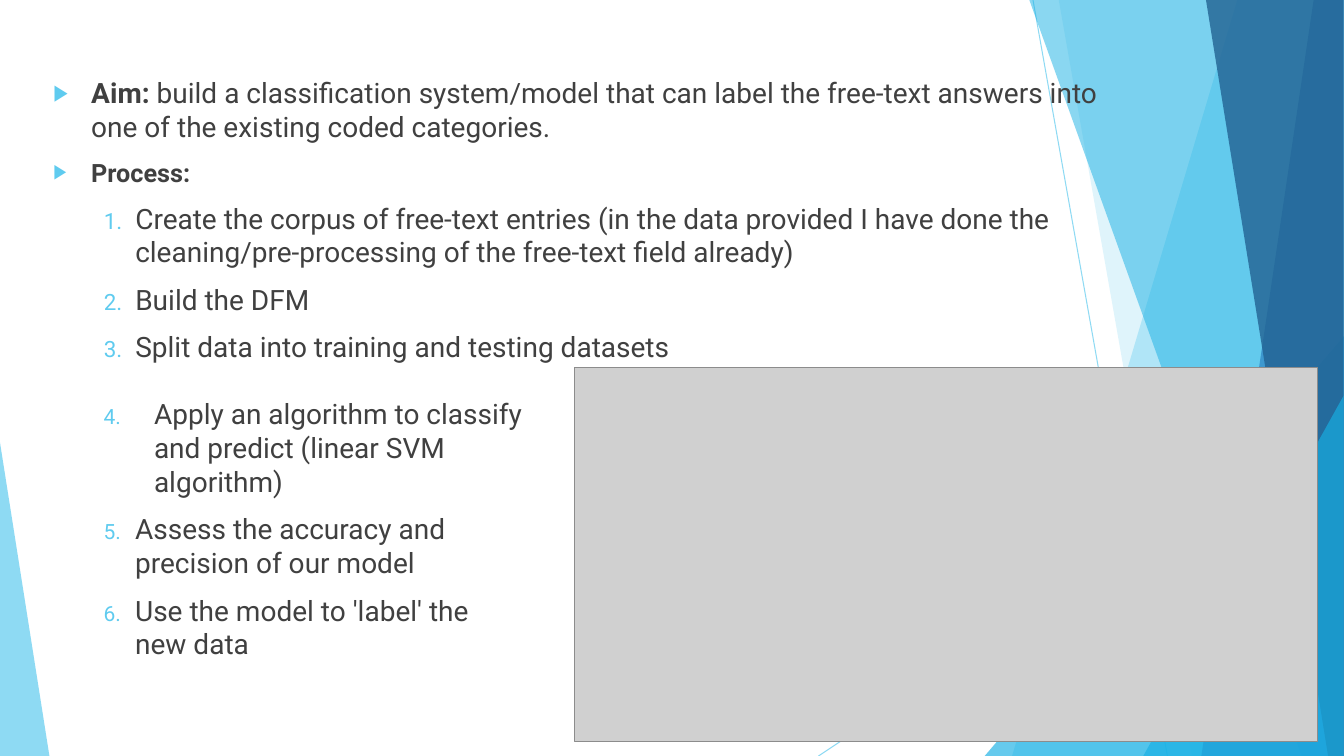
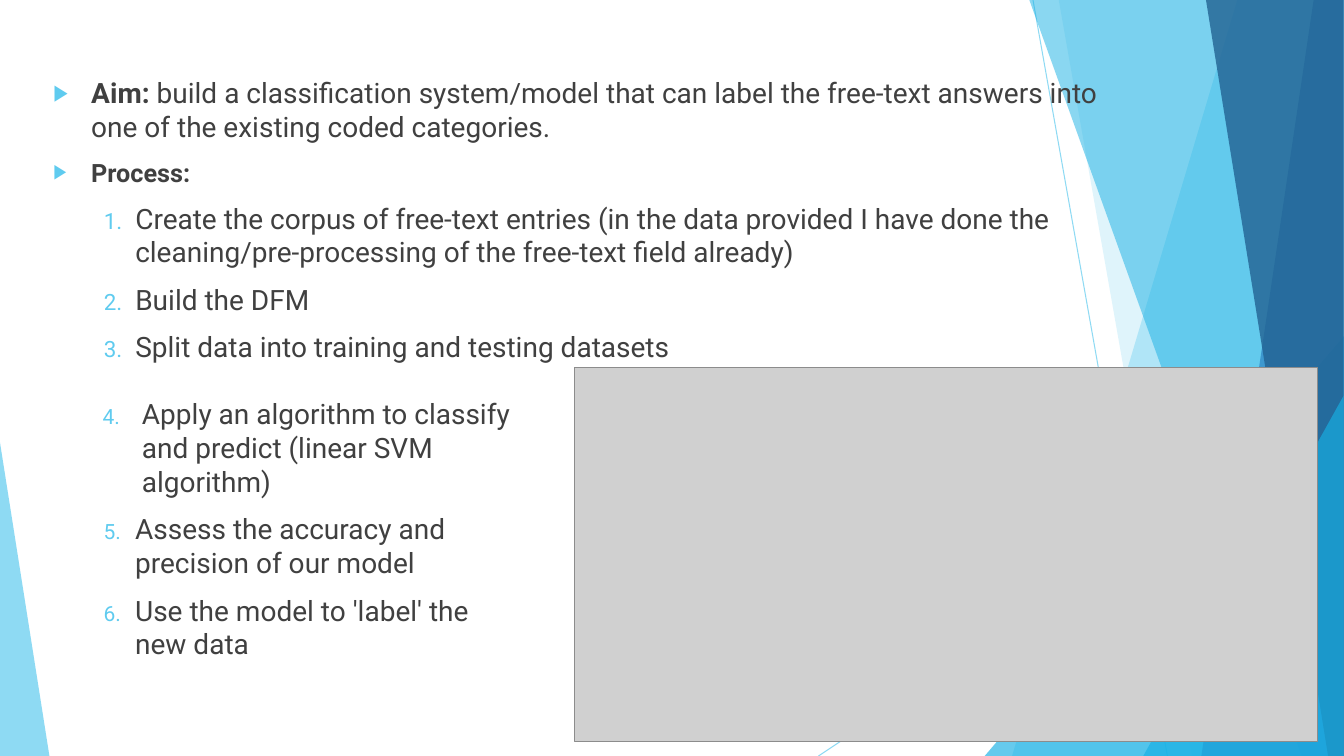
Before and after one commit to shellylac/TextMiningIntro_inR, a slide deck: slide 19 of Slides_Notes/TextTutorial_Slides.pptx. Drawn at 1344x756 pixels with LibreOffice and Linux fonts; fonts in the diff are those of the drawing; grey boxes stand for pictures. Boxes give left, top, right and bottom in pixels: in the first picture for what was removed or moved away, otherwise in the second. Text is boxed around its words. In the diff, an @@ line names an element or a change of style, - is before the commit and + after.

```diff
--- a/Slides_Notes/TextTutorial_Slides.pptx
+++ b/Slides_Notes/TextTutorial_Slides.pptx
@@ text at bbox=[142, 402, 509, 498]: indent changed @@
```
Also in this commit, not shown: 4 other slides changed.
